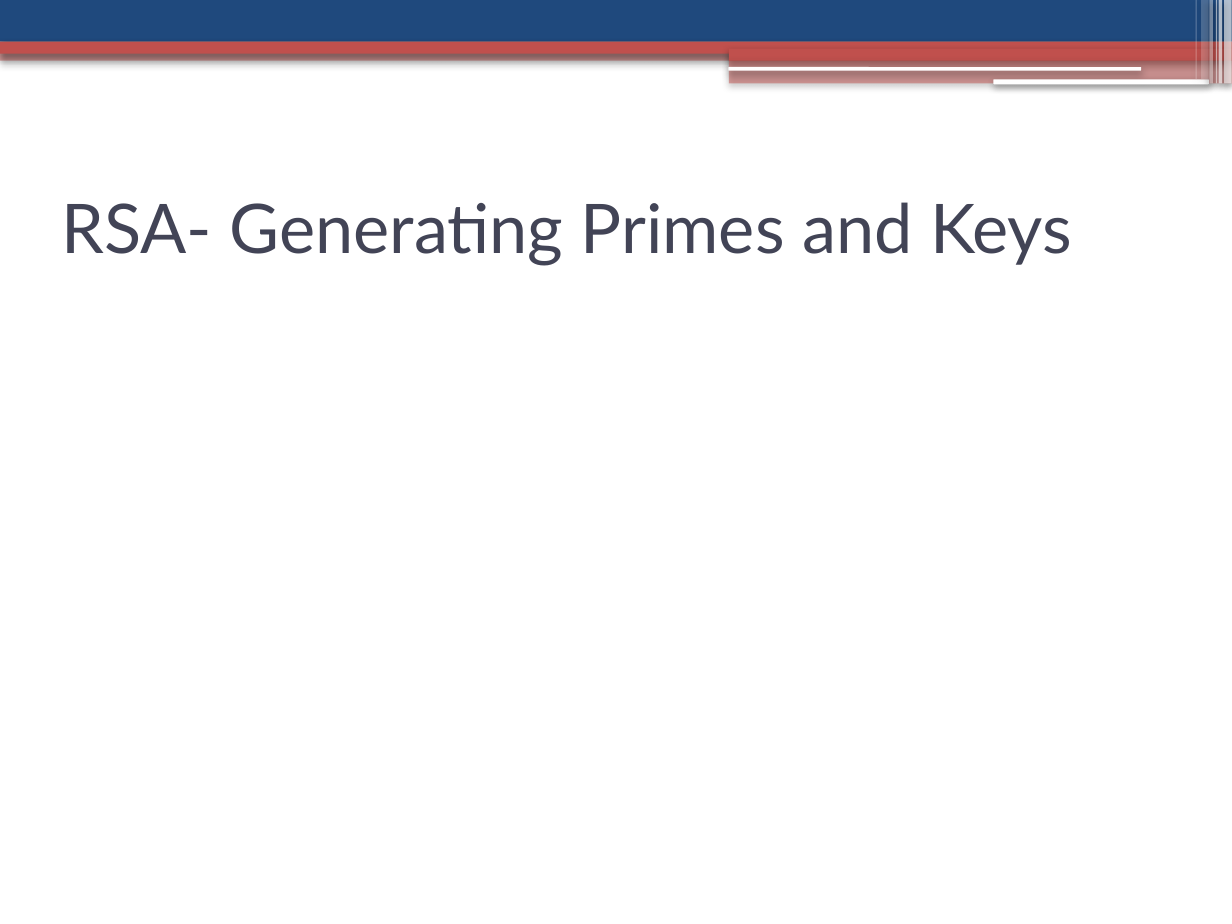
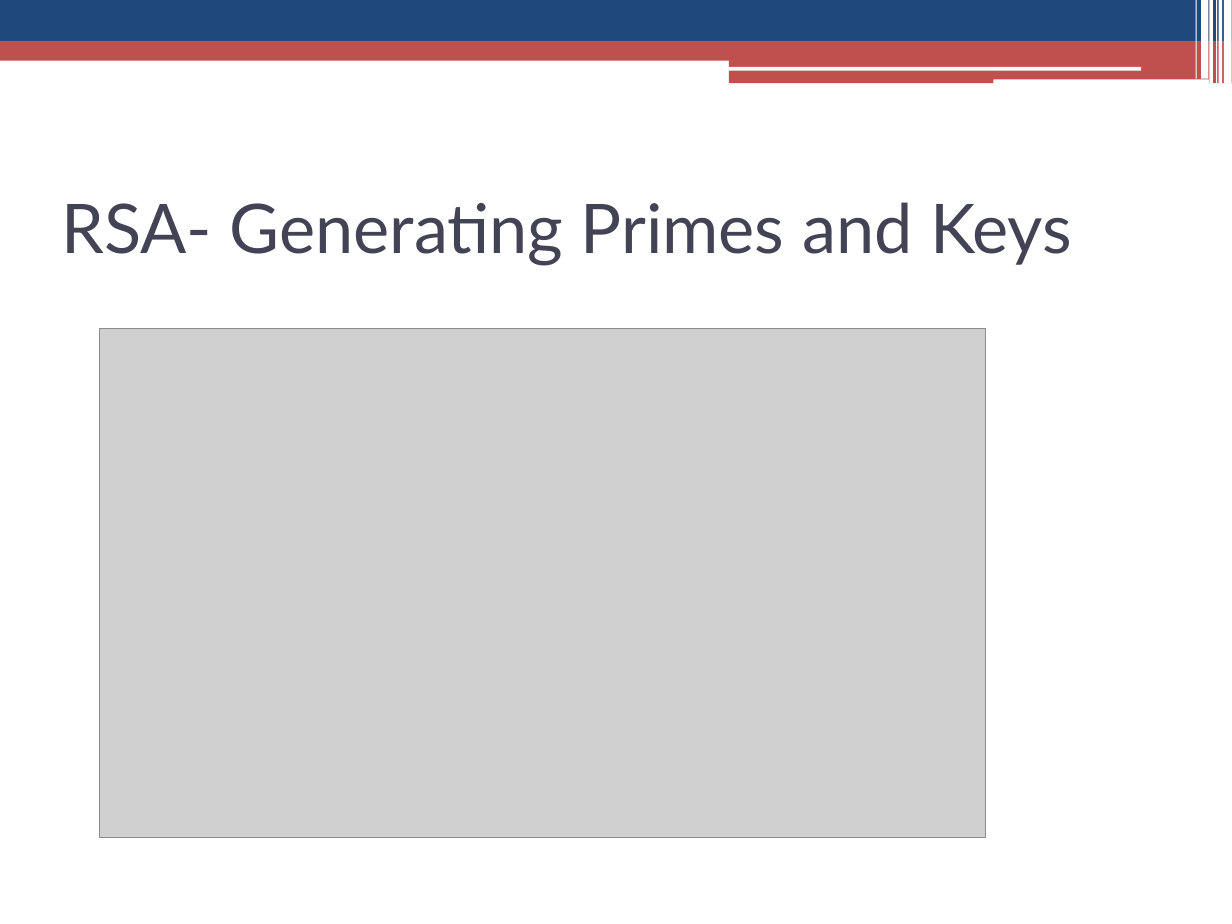
Before and after one commit to jaideng123/Cryptosystems, a slide deck: slide 12 of FinalPresentation.pptx. Drawn at 1232x924 pixels with LibreOffice and Linux fonts; fonts in the diff are those of the drawing; grey boxes stand for pictures. Boxes give left, top, right and bottom in pixels: in the first picture for what was removed or moved away, otherwise in the second. Text is boxed around its words. In the diff, an @@ line names an element or a change of style, - is before the commit and + after.

```diff
--- a/FinalPresentation.pptx
+++ b/FinalPresentation.pptx
@@ rectangle at (x1=1195, y1=0, x2=1196, y2=79): fill #FFFFFF at 31% opacity to #FFFFFF; shadow off @@
@@ rectangle at (x1=1201, y1=0, x2=1209, y2=79): fill #FFFFFF at 20% opacity to #FFFFFF; shadow off @@
@@ rectangle at (x1=1210, y1=0, x2=1214, y2=84): fill #FFFFFF at 40% opacity to #FFFFFF; shadow off @@
@@ rectangle at (x1=1216, y1=0, x2=1217, y2=84): fill #FFFFFF at 60% opacity to #FFFFFF; shadow off @@
@@ rectangle at (x1=1218, y1=0, x2=1222, y2=84): fill #FFFFFF at 66% opacity to #FFFFFF; shadow off @@
@@ rectangle at (x1=1225, y1=0, x2=1232, y2=84): fill #FFFFFF at 66% opacity to #FFFFFF; shadow off @@
@@ rectangle at (x1=0, y1=49, x2=1232, y2=60): fill #C0504D at 50% opacity to #C0504D; shadow off @@
@@ rectangle at (x1=729, y1=59, x2=1232, y2=84): fill #C0504D at 50% opacity to #C0504D; shadow off @@
@@ shadow off in 5 elements at (x1=0, y1=0, x2=1232, y2=42), (x1=0, y1=42, x2=1232, y2=54), (x1=729, y1=48, x2=1232, y2=60), (x1=728, y1=67, x2=1141, y2=70), (x1=993, y1=79, x2=1209, y2=84) @@
@@ picture added at (x1=100, y1=328, x2=986, y2=838) @@
```
Also in this commit, not shown: 24 other slides changed, 1 slide added, 1 slide removed, 1 other file.
